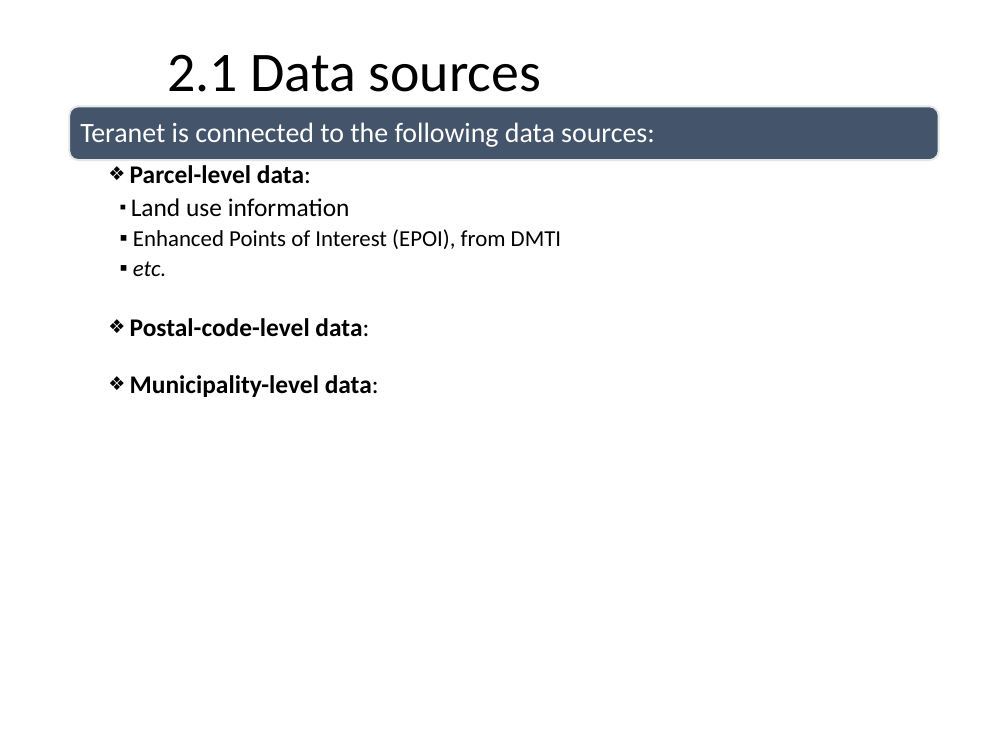
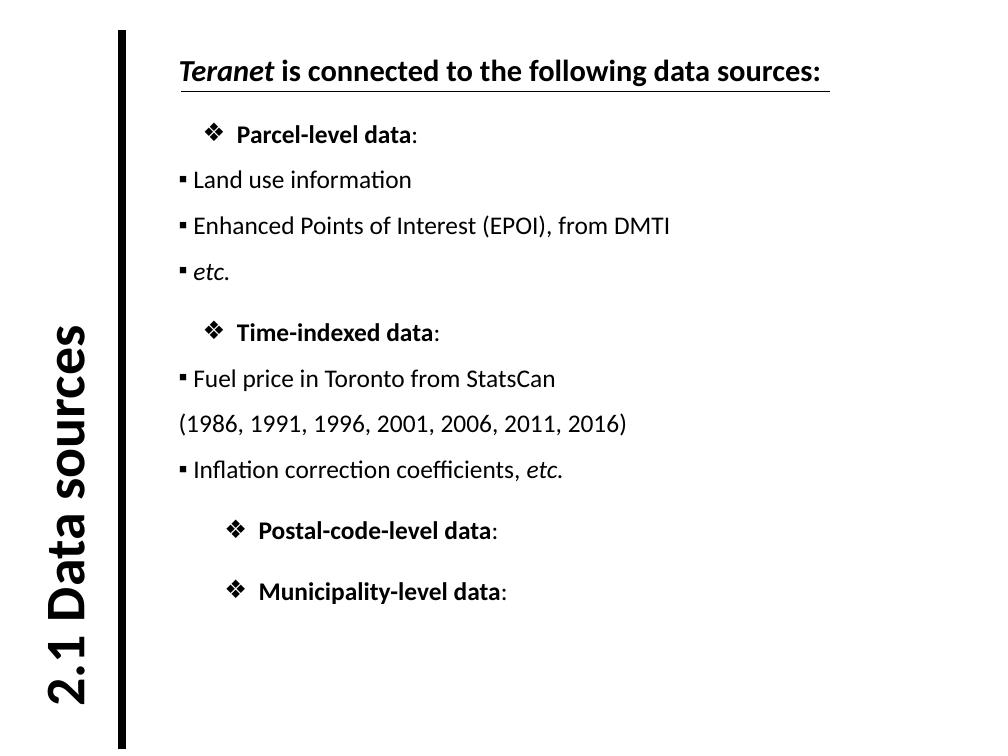
Before and after one commit to stepan-o/thesis, a slide deck: slide 6 of presentations/rdbms_design.pptx. Drawn at 1008x756 pixels with LibreOffice and Linux fonts; fonts in the diff are those of the drawing. Boxes give left, top, right and bottom in pixels: in the first picture for what was removed or moved away, otherwise in the second. Text is boxed around its words. In the diff, an @@ line names an element or a change of style, - is before the commit and + after.

Commit message:
add data flows for Teranet spatial joins and prep

```diff
--- a/presentations/rdbms_design.pptx
+++ b/presentations/rdbms_design.pptx
@@ text "2.1 Data sources": place and size @@
-text "2.1 Data sources" at bbox=[167, 54, 541, 92]
+text "2.1 Data sources" at bbox=[31, 342, 99, 704]
@@ text "2.1 Data sources" at bbox=[31, 342, 99, 704]: bold on; rotation 0 to 270 degrees @@
@@ line added from (122, 749) to (122, 30), #000000 6 pt @@
@@ text "Teranet is connected to the ...": place and size @@
-text "Teranet is connected to the ..." at bbox=[130, 165, 561, 397]
+text "Teranet is connected to the ..." at bbox=[179, 59, 821, 604]
@@ text at bbox=[179, 59, 821, 86]: paragraph added @@
+Teranet is connected to the following data sources:
@@ rounded rectangle removed at bbox=[70, 106, 939, 160] @@
@@ line added from (181, 91) to (830, 91), #000000 0.5 pt @@
@@ text removed at bbox=[80, 122, 655, 147] @@
-Teranet is connected to the following data sources:
@@ text at bbox=[193, 125, 670, 604]: size 18 to 20 pt in "Enhanced Points of Interest (EPOI), from DMTI", "etc."; indent changed; line spacing 0.9 to 1; less space between paragraphs; list level 3 to 2 in "Land use information"; line spacing 0.9 to 1.5; list level 3 to 2 in "Enhanced Points of Interest (EPOI), ..."; line spacing 0.9 to 2 @@
@@ text at bbox=[179, 323, 627, 481]: paragraphs added @@
+  ❖ Time-indexed data:
+  ▪ Fuel price in Toronto from StatsCan
+  (1986, 1991, 1996, 2001, 2006, 2011, 2016)
+  ▪ Inflation correction coefficients, etc.
```
Also in this commit, not shown: 3 other slides changed, 3 slides added.
